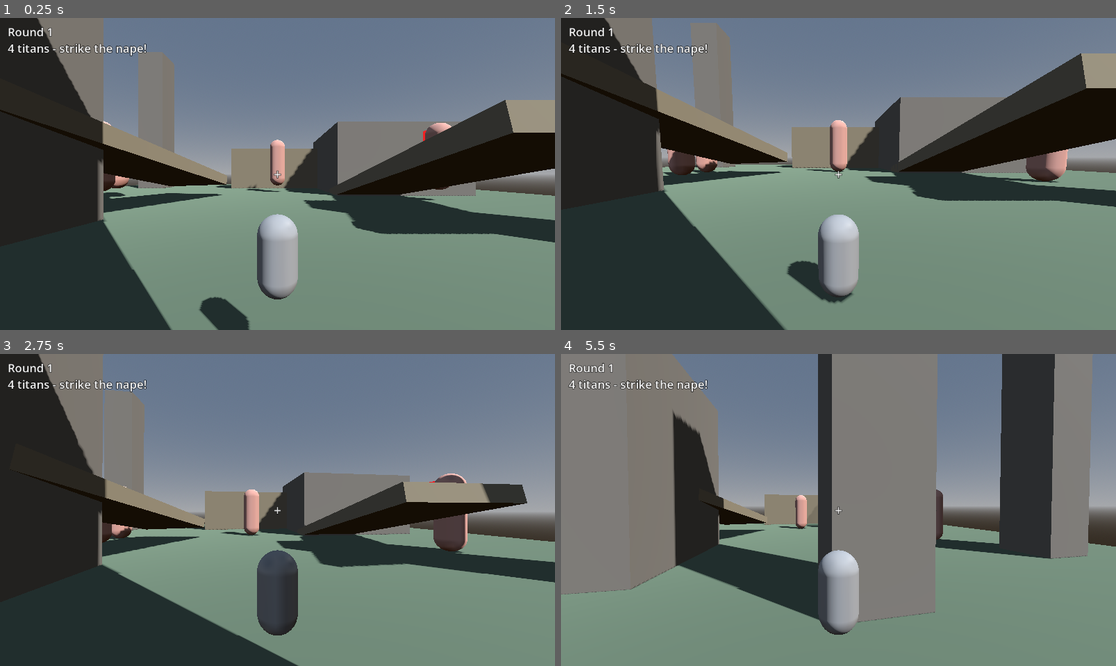
Above: before the commit, frames 1-4 (two rows, left to right).
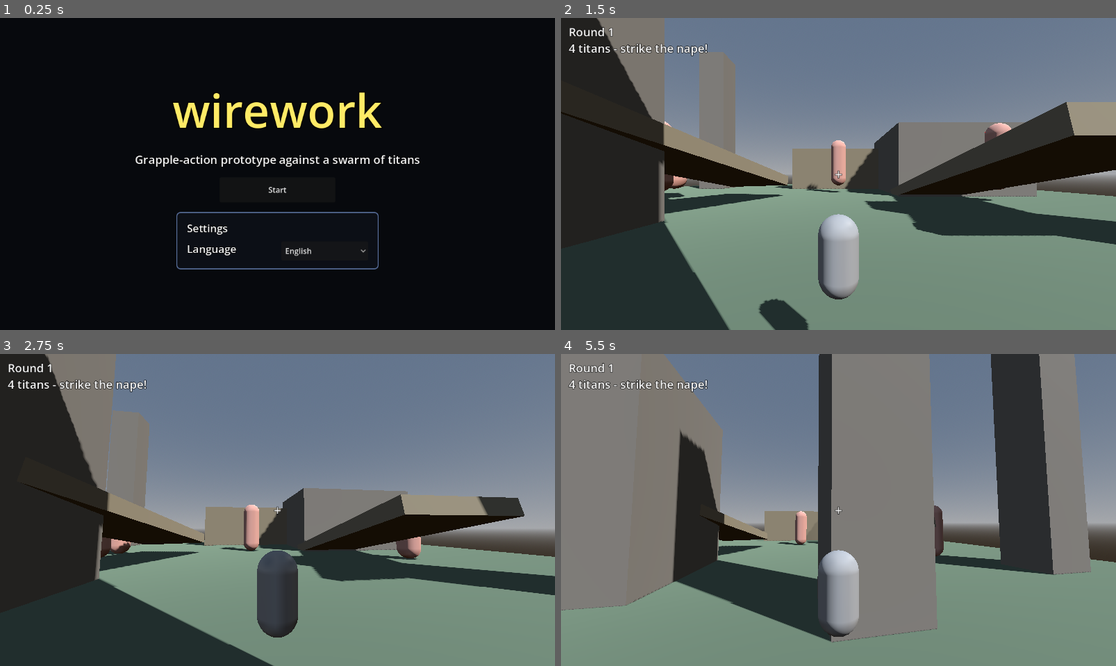
Above: after the commit, the same moments.

Repository: savagemanage/game-champs
Game: Godot game, scene res://scenes/StartScreen.tscn
Same seed, same stepped clock (60 frames per second), same inputs: the game is played once before the commit and once after it. Before the commit the project starts from res://scenes/Main.tscn.
Inputs (mouse positions are in pixels of both pictures, inside the frame that each line leads up to):
- Up to frame 1 (0.25 s): no input
- Up to frame 2 (1.5 s): click (888, 252) at 0.5 s, where only the run after the commit has a clickable "English"; click (838, 189) at 1.25 s, where only the run after the commit has a clickable "Start"
- Up to frame 3 (2.75 s): tap Enter at 2 s; move the mouse to (305, 510) at 2.02 s; hold W (move_forward) from 2.03 s (still down); click (305, 510) at 2.1 s; tap Space (jump) at 2.27 s
- Up to frame 4 (5.5 s): keep holding W (move_forward); move the mouse to (810, 510) at 2.77 s; right-click (810, 510) at 2.85 s; tap Space (jump) at 3.02, 4.52, 5.27 s; move the mouse to (849, 503) at 3.52 s; click (849, 503) at 3.6 s; move the mouse to (832, 516) at 4.27 s; right-click (832, 516) at 4.35 s; move the mouse to (877, 513) at 5.02 s; click (877, 513) at 5.1 s

The runs differ from the first frame. In frame 1, 95% of the frame differs, in the area x 0-100%, y 0-100%; in frame 2, 30%; in frame 3, 19%; in frame 4, 12%.

Commit message:
feat(ui): add start screen with language settings as initial scene

Diff:
--- a/locale/ui.csv
+++ b/locale/ui.csv
@@ -25,3 +25,7 @@
 EVO_IND_FITNESS,"Fitness (best / mean, last %d gen)","적합도 (최고 / 평균, 최근 %d세대)"
 EVO_IND_VARIANCE,Gene variance (shrinking = converging),유전자 분산 (줄어들수록 수렴)
 EVO_IND_RADAR,Best genome (faint = previous gen),최고 유전자 (흐린 선 = 직전 세대)
+START_SUBTITLE,Grapple-action prototype against a swarm of titans,거인 무리를 상대하는 그래플 액션 프로토타입
+START_PLAY,Start,시작
+START_SETTINGS,Settings,설정
+START_LANGUAGE,Language,언어
--- a/project.godot
+++ b/project.godot
@@ -7,7 +7,10 @@
 [application]
 
 config/name="wirework"
-run/main_scene="res://scenes/Main.tscn"
+; StartScreen (FEAT-002) is the initial scene: it shows the title + a language
+; setting, then loads res://scenes/Main.tscn from its Start button. Main's
+; GameManager flow (runtime navmesh bake -> round loop) is unchanged.
+run/main_scene="res://scenes/StartScreen.tscn"
 config/features=PackedStringArray("4.7", "GL Compatibility")
 
 [autoload]
--- /dev/null
+++ b/scenes/StartScreen.tscn
@@ -0,0 +1,118 @@
+[gd_scene load_steps=6 format=3 uid="uid://d1start0scene1"]
+
+[ext_resource type="Script" path="res://scripts/ui/start_screen.gd" id="1_start"]
+
+[sub_resource type="LabelSettings" id="LabelSettings_title"]
+font_size = 96
+font_color = Color(1, 0.92, 0.4, 1)
+outline_size = 8
+outline_color = Color(0, 0, 0, 0.9)
+
+[sub_resource type="LabelSettings" id="LabelSettings_subtitle"]
+font_size = 24
+font_color = Color(1, 1, 1, 0.95)
+outline_size = 4
+outline_color = Color(0, 0, 0, 0.8)
+
+[sub_resource type="LabelSettings" id="LabelSettings_section"]
+font_size = 22
+font_color = Color(1, 1, 1, 0.95)
+outline_size = 4
+outline_color = Color(0, 0, 0, 0.85)
+
+[sub_resource type="StyleBoxFlat" id="StyleBoxFlat_panel"]
+bg_color = Color(0.05, 0.06, 0.09, 0.92)
+border_width_left = 2
+border_width_top = 2
+border_width_right = 2
+border_width_bottom = 2
+border_color = Color(0.4, 0.5, 0.7, 0.9)
+corner_radius_top_left = 8
+corner_radius_top_right = 8
+corner_radius_bottom_right = 8
+corner_radius_bottom_left = 8
+
+[node name="StartScreen" type="Control"]
+layout_mode = 3
+anchors_preset = 15
+anchor_right = 1.0
+anchor_bottom = 1.0
+grow_horizontal = 2
+grow_vertical = 2
+script = ExtResource("1_start")
+
+[node name="Backdrop" type="ColorRect" parent="."]
+layout_mode = 1
+anchors_preset = 15
+anchor_right = 1.0
+anchor_bottom = 1.0
+grow_horizontal = 2
+grow_vertical = 2
+color = Color(0.03, 0.035, 0.05, 1)
+
+[node name="Center" type="CenterContainer" parent="."]
+layout_mode = 1
+anchors_preset = 15
+anchor_right = 1.0
+anchor_bottom = 1.0
+grow_horizontal = 2
+grow_vertical = 2
+
+[node name="VBox" type="VBoxContainer" parent="Center"]
+layout_mode = 2
+theme_override_constants/separation = 20
+
+[node name="Title" type="Label" parent="Center/VBox"]
+layout_mode = 2
+text = "wirework"
+label_settings = SubResource("LabelSettings_title")
+horizontal_alignment = 1
+
+[node name="Subtitle" type="Label" parent="Center/VBox"]
+layout_mode = 2
+text = "Grapple-action prototype against a swarm of titans"
+label_settings = SubResource("LabelSettings_subtitle")
+horizontal_alignment = 1
+
+[node name="StartButton" type="Button" parent="Center/VBox"]
+custom_minimum_size = Vector2(240, 52)
+layout_mode = 2
+size_flags_horizontal = 4
+text = "Start"
+
+[node name="SettingsPanel" type="PanelContainer" parent="Center/VBox"]
+custom_minimum_size = Vector2(420, 0)
+layout_mode = 2
+size_flags_horizontal = 4
+theme_override_styles/panel = SubResource("StyleBoxFlat_panel")
+
+[node name="Margin" type="MarginContainer" parent="Center/VBox/SettingsPanel"]
+layout_mode = 2
+theme_override_constants/margin_left = 20
+theme_override_constants/margin_top = 16
+theme_override_constants/margin_right = 20
+theme_override_constants/margin_bottom = 16
+
+[node name="SettingsVBox" type="VBoxContainer" parent="Center/VBox/SettingsPanel/Margin"]
+layout_mode = 2
+theme_override_constants/separation = 12
+
+[node name="SettingsTitle" type="Label" parent="Center/VBox/SettingsPanel/Margin/SettingsVBox"]
+layout_mode = 2
+text = "Settings"
+label_settings = SubResource("LabelSettings_section")
+
+[node name="LanguageRow" type="HBoxContainer" parent="Center/VBox/SettingsPanel/Margin/SettingsVBox"]
+layout_mode = 2
+theme_override_constants/separation = 12
+
+[node name="LanguageLabel" type="Label" parent="Center/VBox/SettingsPanel/Margin/SettingsVBox/LanguageRow"]
+layout_mode = 2
+size_flags_horizontal = 3
+size_flags_vertical = 1
+text = "Language"
+label_settings = SubResource("LabelSettings_section")
+
+[node name="LanguageOption" type="OptionButton" parent="Center/VBox/SettingsPanel/Margin/SettingsVBox/LanguageRow"]
+custom_minimum_size = Vector2(180, 40)
+layout_mode = 2
--- /dev/null
+++ b/scripts/ui/start_screen.gd
@@ -0,0 +1,103 @@
+extends Control
+## Start / title screen shown FIRST at launch (project.godot run/main_scene).
+##
+## It presents the game title, a Start button that loads the existing Main scene
+## via change_scene_to_file, and a Settings section whose minimum content is a
+## Korean/English language selector. The selector is routed through the Settings
+## autoload (FEAT-001): set_locale() applies the locale to the TranslationServer,
+## persists it to user://wirework_settings.json, and emits locale_changed. This
+## screen listens to that signal and re-applies tr() so its own text updates live
+## when the language changes. It does NOT persist the locale itself.
+##
+## Main.tscn's flow (GameManager runtime bake -> round loop) is unchanged; it is
+## simply the scene loaded after pressing Start.
+
+# =====================================================================
+# CONSTANTS (no magic strings/paths below this block)
+# =====================================================================
+
+## Scene loaded when Start is pressed. Its GameManager runs the normal loop.
+const MAIN_SCENE_PATH: String = "res://scenes/Main.tscn"
+## Locale codes in the order they appear in the language selector. Index maps
+## 1:1 to LOCALE_LABELS and to the OptionButton item ids.
+const LOCALES: Array[String] = ["en", "ko"]
+## Display labels for each locale. Names are shown in their own language and are
+## intentionally NOT translated (a language menu names languages natively).
+const LOCALE_LABELS: Array[String] = ["English", "한국어"]
+
+# The game name is a proper noun kept as-is (see steering: no IP, but the
+# project's own title "wirework" is not localized).
+const TITLE_TEXT: String = "wirework"
+
+# tr() keys for the localized labels/buttons (rows in locale/ui.csv).
+const KEY_SUBTITLE: String = "START_SUBTITLE"
+const KEY_PLAY: String = "START_PLAY"
+const KEY_SETTINGS: String = "START_SETTINGS"
+const KEY_LANGUAGE: String = "START_LANGUAGE"
+
+# --- NODE REFS (paths must match scenes/StartScreen.tscn) ---
+@onready var _title: Label = $Center/VBox/Title
+@onready var _subtitle: Label = $Center/VBox/Subtitle
+@onready var _start_button: Button = $Center/VBox/StartButton
+@onready var _settings_title: Label = $Center/VBox/SettingsPanel/Margin/SettingsVBox/SettingsTitle
+@onready var _language_label: Label = $Center/VBox/SettingsPanel/Margin/SettingsVBox/LanguageRow/LanguageLabel
+@onready var _language_option: OptionButton = $Center/VBox/SettingsPanel/Margin/SettingsVBox/LanguageRow/LanguageOption
+
+
+func _ready() -> void:
+	# Main/player captures the mouse itself on load, so the start screen keeps a
+	# visible cursor for the buttons/selector.
+	Input.mouse_mode = Input.MOUSE_MODE_VISIBLE
+
+	_populate_language_option()
+	_language_option.item_selected.connect(_on_language_selected)
+	_start_button.pressed.connect(_on_start)
+
+	# Re-render this screen's text whenever the locale changes so switching the
+	# selector updates the labels immediately.
+	Settings.locale_changed.connect(_on_locale_changed)
+
+	_apply_translations()
+
+
+## Fill the selector with the supported locales and preselect the current one.
+func _populate_language_option() -> void:
+	_language_option.clear()
+	for i in LOCALES.size():
+		_language_option.add_item(LOCALE_LABELS[i], i)
+	var current: int = LOCALES.find(Settings.get_locale())
+	if current < 0:
+		current = 0
+	_language_option.select(current)
+
+
+## Selector -> Settings autoload. set_locale persists + emits locale_changed,
+## which triggers _on_locale_changed to refresh the visible text.
+func _on_language_selected(index: int) -> void:
+	if index < 0 or index >= LOCALES.size():
+		return
+	Settings.set_locale(LOCALES[index])
+
+
+## Keep the selector in sync (e.g. if the locale changed elsewhere) and re-apply
+## all localized text.
+func _on_locale_changed(locale: String) -> void:
+	var idx: int = LOCALES.find(locale)
+	if idx >= 0 and _language_option.selected != idx:
+		_language_option.select(idx)
+	_apply_translations()
+
+
+## Apply tr() to every localized label/button. The title stays the proper noun.
+func _apply_translations() -> void:
+	_title.text = TITLE_TEXT
+	_subtitle.text = tr(KEY_SUBTITLE)
+	_start_button.text = tr(KEY_PLAY)
+	_settings_title.text = tr(KEY_SETTINGS)
+	_language_label.text = tr(KEY_LANGUAGE)
+
+
+## Start pressed: hand off to the existing Main scene, which runs its normal
+## runtime-bake + round loop. No gameplay logic is touched here.
+func _on_start() -> void:
+	get_tree().change_scene_to_file(MAIN_SCENE_PATH)
